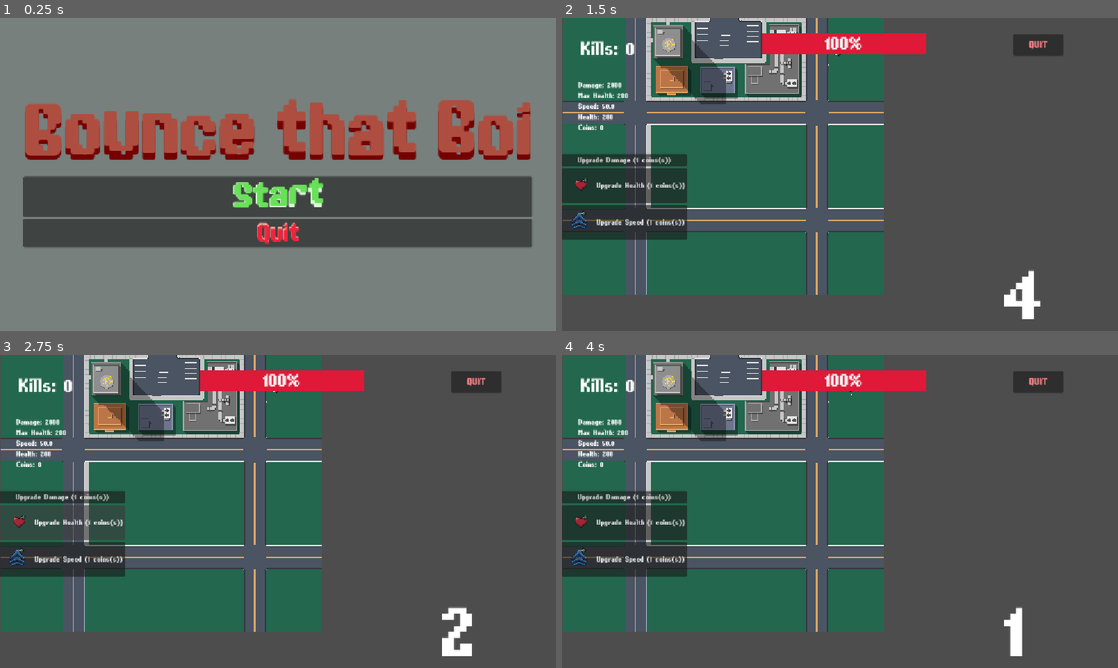
Above: before the commit, frames 1-4 (two rows, left to right).
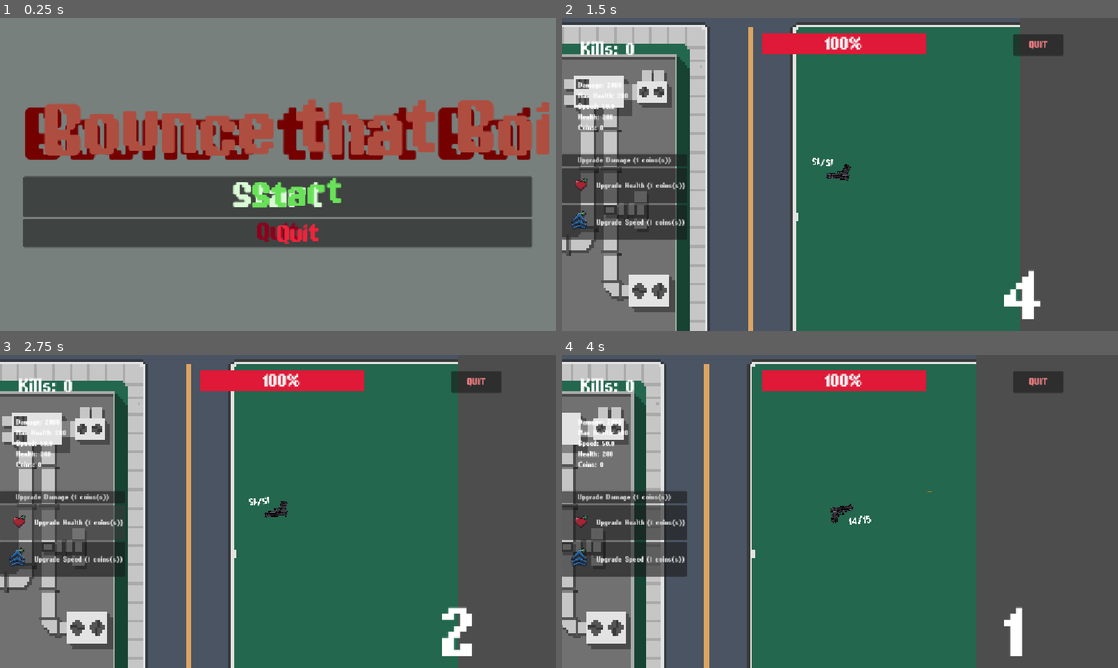
Above: after the commit, the same moments.

Repository: leo434472-oss/godot-game
Game: Godot game, scene res://main_menu.tscn
The game is run twice, just before and just after one commit, with the same random seed, the same clock (stepped at 60 frames per second) and the same inputs.
Inputs (mouse positions are in pixels of both pictures, inside the frame that each line leads up to):
- Up to frame 1 (0.25 s): no input
- Up to frame 2 (1.5 s): click "Start" at 0.5 s; click "Upgrade Damage (1 coins(s))" at 1.25 s
- Up to frame 3 (2.75 s): click "Upgrade Health (1 coins(s))" at 2 s
- Up to frame 4 (4 s): click "Upgrade Speed (1 coins(s))" at 2.75 s; move the mouse to (962, 495) at 3.52 s; press the mouse at (962, 495) at 3.53 s; hold Right (ui_right) from 3.53 s (still down)

The runs differ from the first frame. In frame 1, 8.3% of the frame differs, in the area x 4-99%, y 25-73%; in frame 2, 64%, in the area x 0-83%, y 0-100%; in frame 3, 64%; in frame 4, 53%.

Commit message:
changedafewerrors

Diff:
--- a/Ennemies/enemy_buff.gd
+++ b/Ennemies/enemy_buff.gd
@@ -1,6 +1,6 @@
 extends CharacterBody2D
 var killcount : int = 0
-var enemy_buff_speed = 20
+var enemy_buff_speed = 25
 var enemy_buff_health :int= 300
 var enemy_buff_damage :int = 20
 func _ready() -> void:
--- a/Ennemies/enemy_fast.gd
+++ b/Ennemies/enemy_fast.gd
@@ -1,6 +1,6 @@
 extends CharacterBody2D
 var killcount : int = 0
-var enemy_fast_speed = 50
+var enemy_fast_speed = 40
 var enemy_fast_health :int= 100
 var enemy_normal_damage :int = 10
 
--- a/Player/player.gd
+++ b/Player/player.gd
@@ -4,8 +4,8 @@
 @onready var muzzle: Marker2D = $Muzzle
 @onready var ammoCount : Label = $AmmoCount
 @onready var muzzleFlash : Sprite2D = $Muzzle/MuzzleFlash
-var bullet_left : int = 12
-var max_bullets : int = 12
+var bullet_left : int = 15
+var max_bullets : int = 15
 var speed: float
 var max_health: int
 var player_health: int
--- a/Player/player.tscn
+++ b/Player/player.tscn
@@ -11,7 +11,7 @@
 
 [node name="Player" type="CharacterBody2D" unique_id=1763412074 groups=["Player"]]
 top_level = true
-scale = Vector2(0.04, 0.04)
+scale = Vector2(0.07, 0.07)
 script = ExtResource("1_k53q1")
 bullet_scene = ExtResource("2_fhl08")
 
@@ -27,6 +27,7 @@
 theme_override_font_sizes/font_size = 100
 
 [node name="HurtBox" type="Area2D" parent="." unique_id=1278070897 groups=["Player"]]
+scale = Vector2(0.07, 0.07)
 
 [node name="CollisionPolygon2D" type="CollisionPolygon2D" parent="HurtBox" unique_id=1202025982]
 polygon = PackedVector2Array(-63.636364, -36.363636, 100, -36.363636, 90.90909, 0, 32, 7, 27.272728, 27.272728, -13, 29, -27, 81, -63.636364, 72.72727, -78, 58, -57, 10, -63.636364, 0)
@@ -38,6 +39,7 @@
 
 [node name="Muzzle" type="Marker2D" parent="." unique_id=930635594]
 position = Vector2(0.71, -26)
+scale = Vector2(0.07, 0.07)
 
 [node name="MuzzleFlash" type="Sprite2D" parent="Muzzle" unique_id=1794206159]
 visible = false
@@ -46,21 +48,24 @@
 texture = ExtResource("5_fhl08")
 
 [node name="ShootSound" type="AudioStreamPlayer2D" parent="Muzzle" unique_id=1511321272]
+scale = Vector2(0.07, 0.07)
 stream = ExtResource("6_vtle1")
 volume_db = 3.914
 
 [node name="ReloadSound" type="AudioStreamPlayer2D" parent="Muzzle" unique_id=343917044]
+scale = Vector2(0.07, 0.07)
 stream = ExtResource("7_od3ui")
 volume_db = -15.656
 
 [node name="Camera2D" type="Camera2D" parent="." unique_id=957987243]
+scale = Vector2(0.07, 0.07)
 enabled = false
 zoom = Vector2(9.64, 9.64)
 script = ExtResource("8_od3ui")
 
 [node name="Node2D" type="Node2D" parent="." unique_id=364565614 groups=["Player"]]
 top_level = true
-scale = Vector2(0.345, 0.345)
+scale = Vector2(0.07, 0.07)
 
 [node name="RegenTimer" type="Timer" parent="." unique_id=1076244985]
 wait_time = 3.0
--- a/level.tscn
+++ b/level.tscn
@@ -258,6 +258,9 @@
 
 [node name="Player" parent="." unique_id=1763412074 instance=ExtResource("2_1ainy")]
 
+[node name="Camera2D2" type="Camera2D" parent="Player" unique_id=751613839]
+zoom = Vector2(4, 4)
+
 [connection signal="pressed" from="HUD/UI/UpgradeButtons/DamageUp" to="." method="_on_damage_up_pressed"]
 [connection signal="pressed" from="HUD/UI/UpgradeButtons/HealthUp" to="." method="_on_health_up_pressed"]
 [connection signal="pressed" from="HUD/UI/UpgradeButtons/SpeedUp" to="." method="_on_speed_up_pressed"]
--- a/main_menu.tscn
+++ b/main_menu.tscn
@@ -60,8 +60,8 @@
 
 [node name="QuitButton" type="Button" parent="CenterContainer/VBoxContainer" unique_id=183737260]
 layout_mode = 2
-theme_override_colors/font_color = Color(0.999988, 0.6035838, 0.5940889, 1)
-theme_override_colors/icon_normal_color = Color(1, 0.5647059, 1, 1)
+theme_override_colors/font_color = Color(0.5539315, 0, 0.109903075, 1)
+theme_override_colors/icon_normal_color = Color(0.292054, 6.882697e-05, 0.29947677, 1)
 theme_override_fonts/font = ExtResource("2_7vrkn")
 theme_override_font_sizes/font_size = 50
 text = "Quit"
@@ -69,9 +69,9 @@
 [node name="RichTextLabel" type="RichTextLabel" parent="." unique_id=1472904166]
 visibility_layer = 2
 layout_mode = 0
-offset_left = 48.0
+offset_left = 88.0
 offset_top = 160.0
-offset_right = 1505.0
+offset_right = 1545.0
 offset_bottom = 371.0
 mouse_filter = 2
 theme_override_colors/default_color = Color(0.68422776, 0.30422428, 0.25251213, 1)
@@ -82,9 +82,9 @@
 
 [node name="RichTextLabel2" type="RichTextLabel" parent="." unique_id=300273877]
 layout_mode = 0
-offset_left = 532.0
+offset_left = 572.0
 offset_top = 420.0
-offset_right = 695.0
+offset_right = 735.0
 offset_bottom = 506.0
 mouse_filter = 2
 theme_override_colors/default_color = Color(0.93333334, 0.14117648, 0.23137255, 1)
@@ -95,9 +95,9 @@
 
 [node name="RichTextLabel3" type="RichTextLabel" parent="." unique_id=2141750126]
 layout_mode = 0
-offset_left = 483.0
+offset_left = 520.0
 offset_top = 328.0
-offset_right = 768.0
+offset_right = 805.0
 offset_bottom = 434.0
 mouse_filter = 2
 theme_override_colors/default_color = Color(0.40784314, 0.88235295, 0.34509805, 1)
Renamed: Sprites/ufinsihedmap.webp -> ufinsihedmap.webp
Not shown, changed: ufinsihedmap.webp.import
